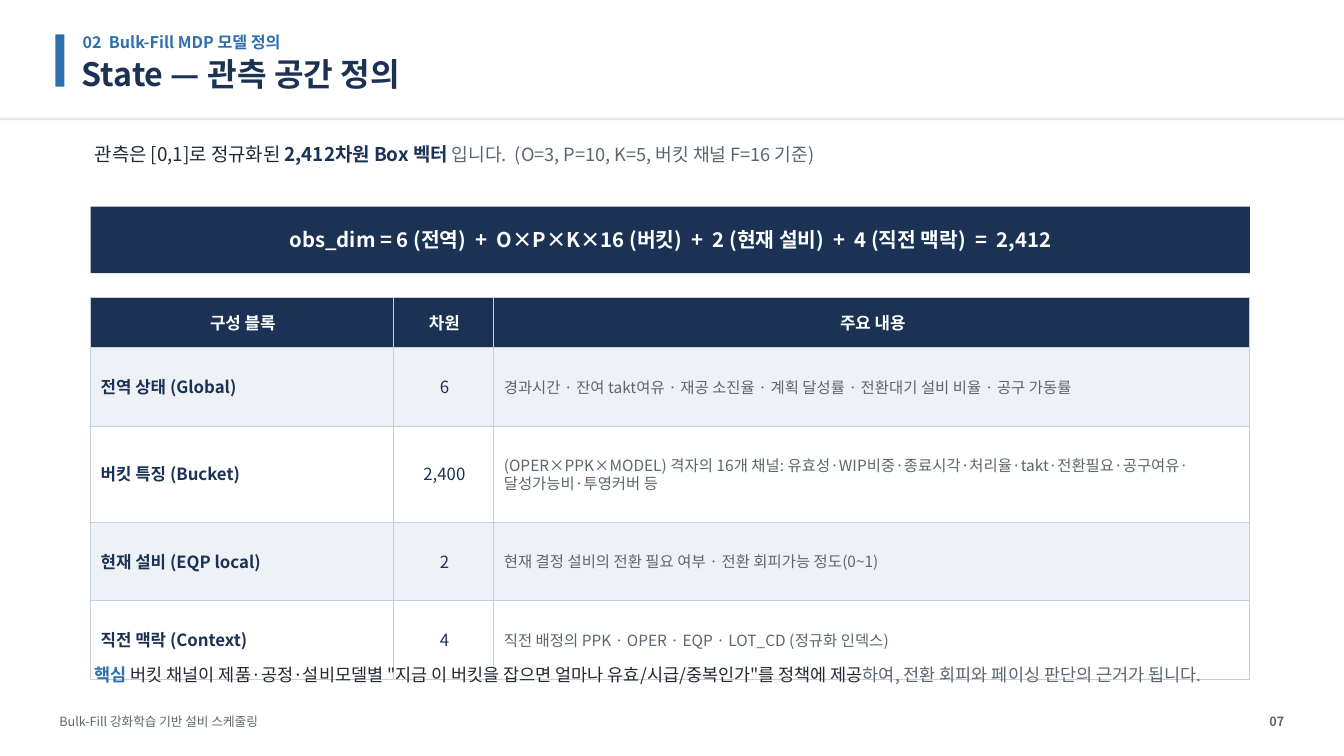
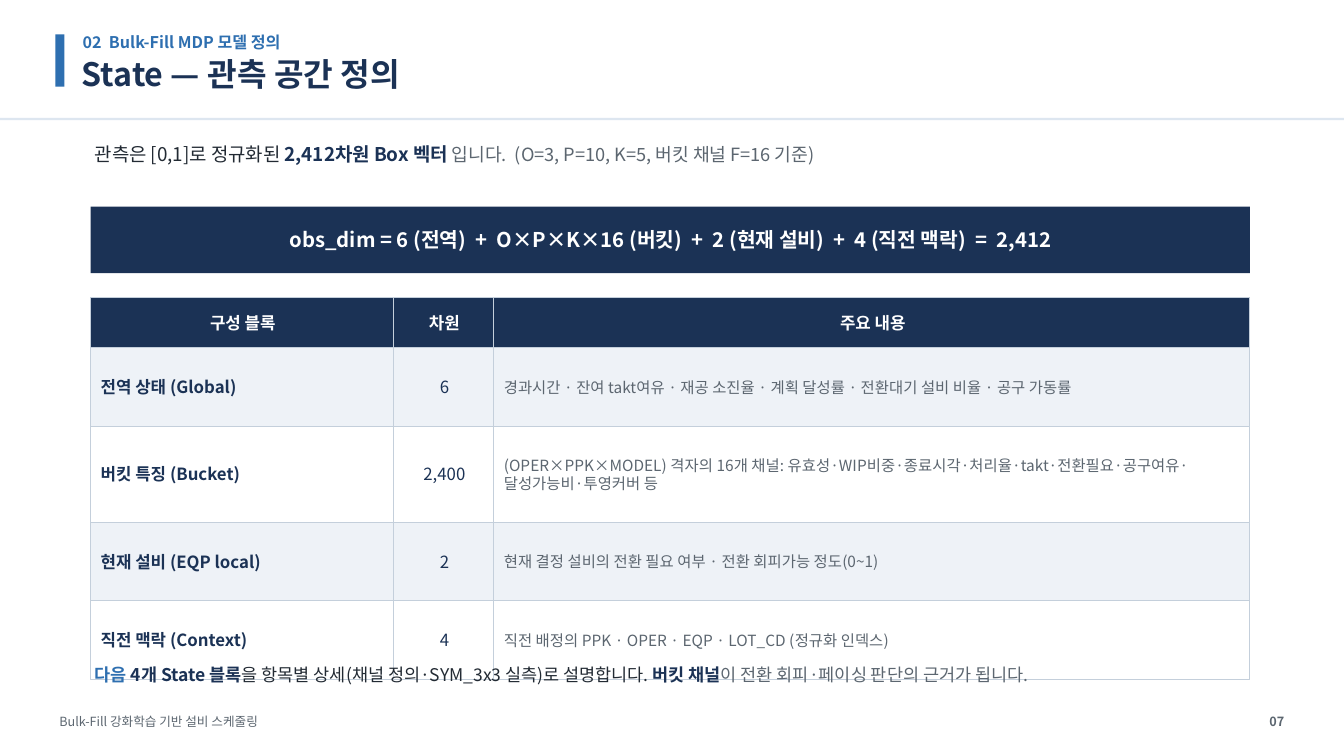
Before and after one commit to relighting123/pjt_scheduling, a slide deck: slide 7 of docs/BulkFill_스케줄링_발표자료.pptx. Drawn at 1344x756 pixels with LibreOffice and Linux fonts; fonts in the diff are those of the drawing. Boxes give left, top, right and bottom in pixels: in the first picture for what was removed or moved away, otherwise in the second. Text is boxed around its words. In the diff, an @@ line names an element or a change of style, - is before the commit and + after.

```diff
--- a/docs/BulkFill_스케줄링_발표자료.pptx
+++ b/docs/BulkFill_스케줄링_발표자료.pptx
@@ text at (x1=95, y1=663, x2=1028, y2=685): text changed @@
-핵심 버킷 채널이 제품·공정·설비모델별 "지금 이 버킷을 잡으면 얼마나 유효/시급/중복인가"를 정책에 제공하여, 전환 회피와 페이싱 판단의 근거가 됩니다.
+다음 4개 State 블록을 항목별 상세(채널 정의·SYM_3x3 실측)로 설명합니다. 버킷 채널이 전환 회피·페이싱 판단의 근거가 됩니다.
```
Also in this commit, not shown: 30 other slides changed, 4 slides added, 5 other files.
